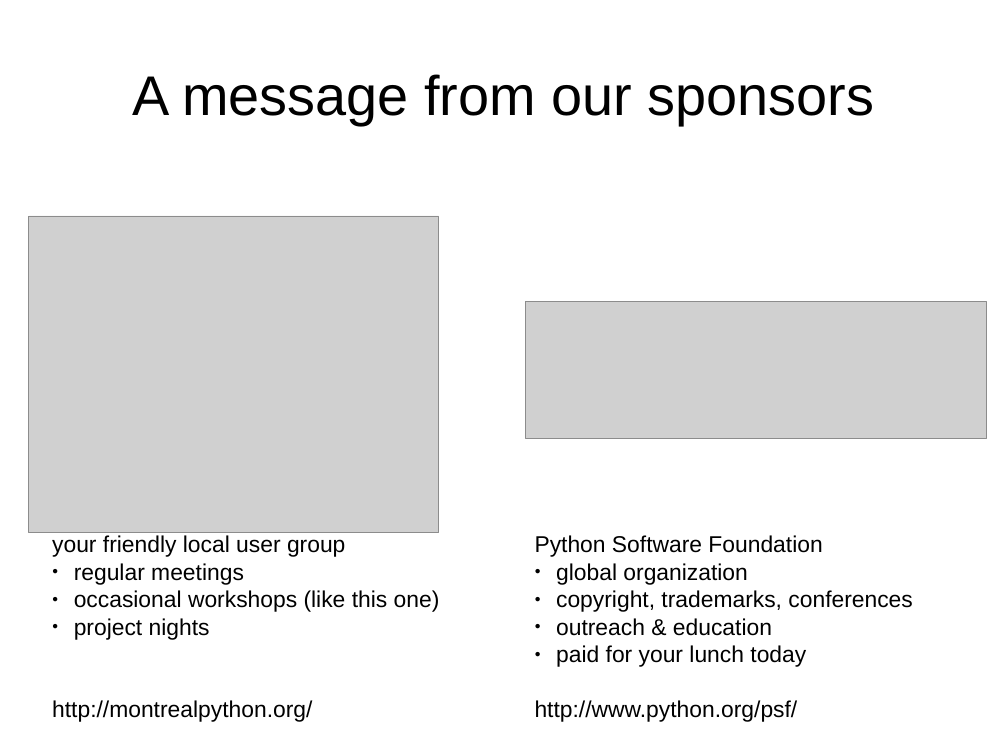
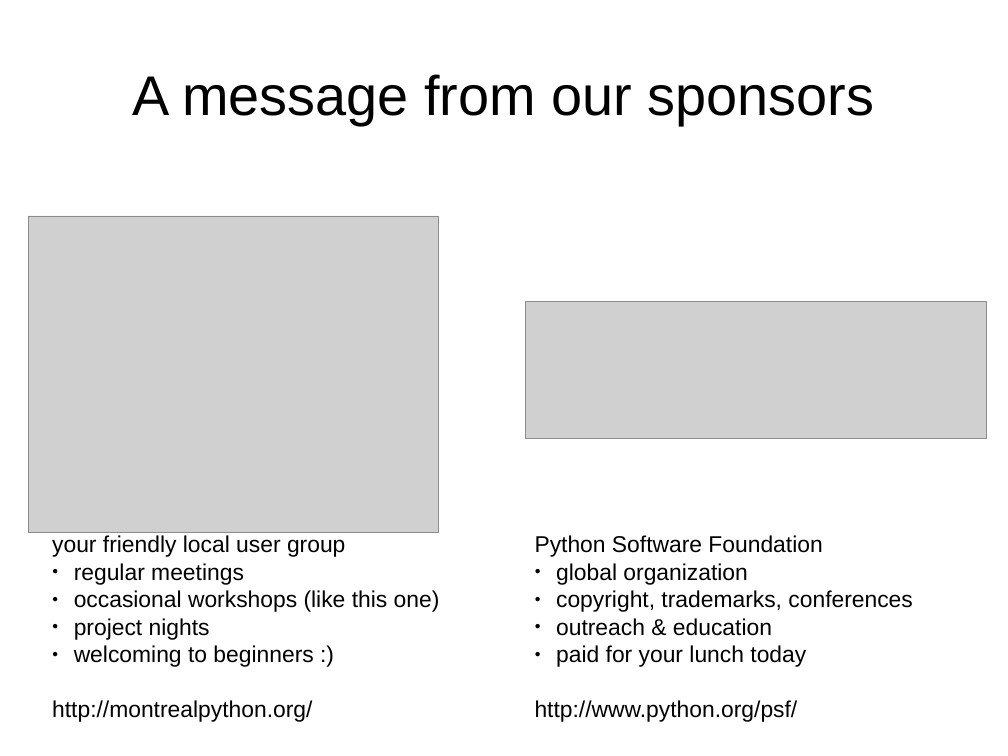
Before and after one commit to jvns/mtlpytutorial, a slide deck: slide 7 of intro-slides.odp (slide 9 before the commit). Drawn at 1008x756 pixels with LibreOffice and Linux fonts; fonts in the diff are those of the drawing; grey boxes stand for pictures. Boxes give left, top, right and bottom in pixels: in the first picture for what was removed or moved away, otherwise in the second. Text is boxed around its words. In the diff, an @@ line names an element or a change of style, - is before the commit and + after.

```diff
--- a/intro-slides.odp
+++ b/intro-slides.odp
@@ text at [74, 645, 313, 667]: paragraph added @@
+● welcoming to beginners :)
```
Also in this commit, not shown: 3 other slides changed, 2 slides added, 4 slides removed.
